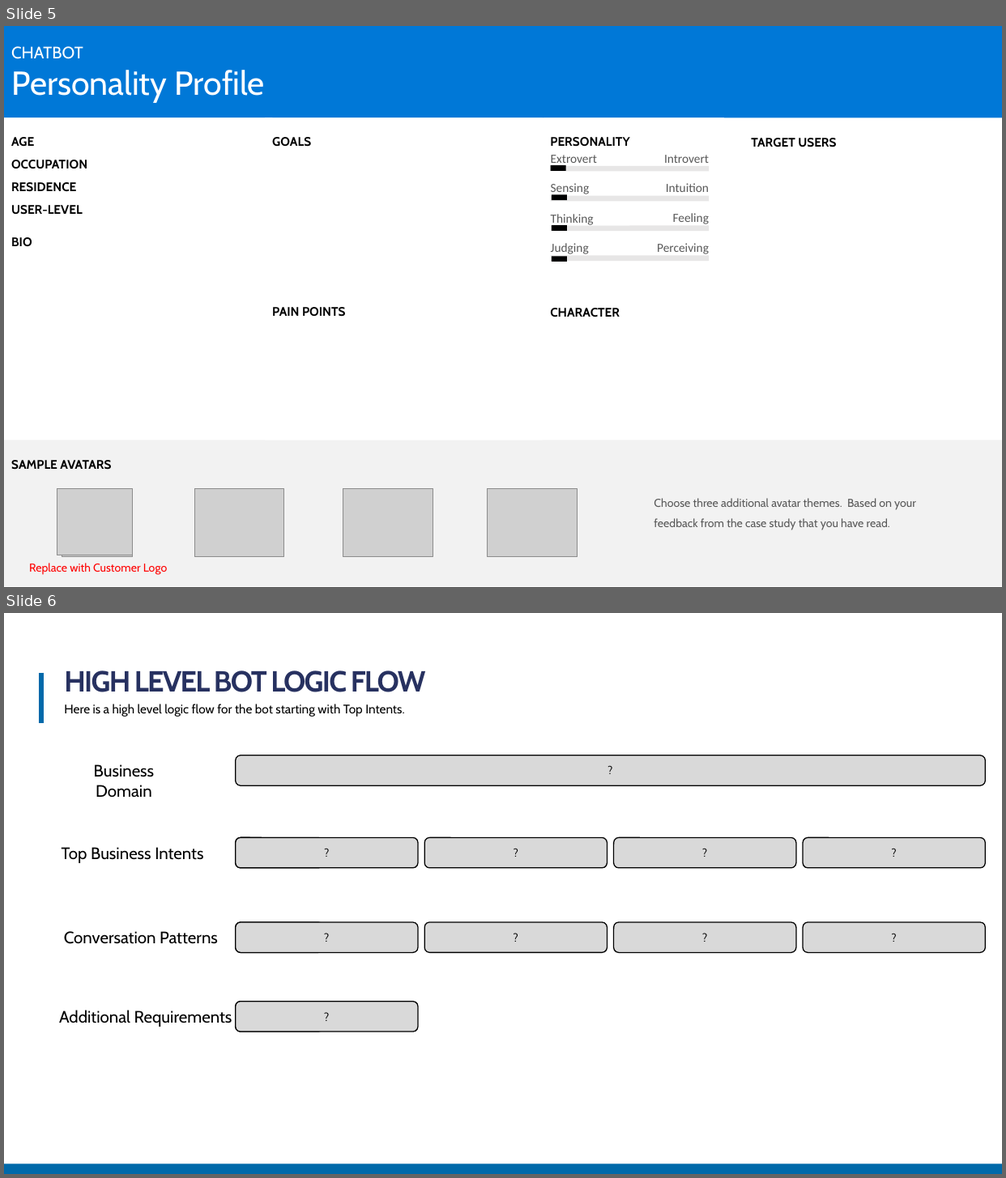
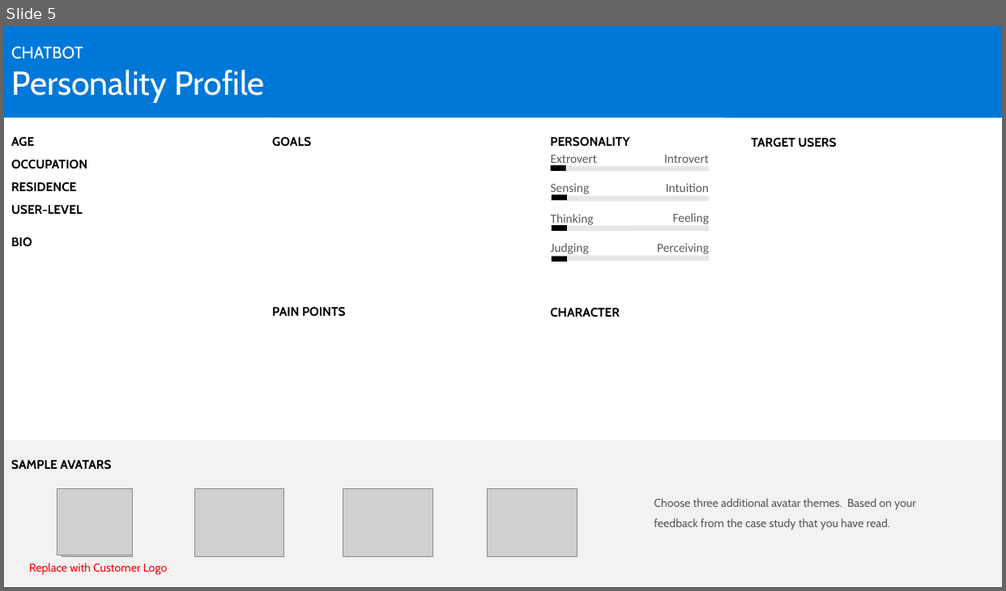
Before and after one commit to joeax/LearnAI-DesigningandArchitectingIntelligentAgents, a slide deck: 02-bot_design/resources/activity/IntelligentAgent_02_BotDesign_Lab.pptx. Shown one above the other, each under a label of ours: slides 5 and 6 before the commit, slide 5 after it. The pictures are 1006x1178 and 1006x591 pixels, drawn with LibreOffice and Linux fonts; fonts in the diff are those of the drawing; grey boxes stand for pictures. Boxes give left, top, right and bottom in pixels: in the first picture for what was removed or moved away, otherwise in the second. Text is boxed around its words. In the diff, an @@ line names an element or a change of style, - is before the commit and + after.

```diff
--- a/02-bot_design/resources/activity/IntelligentAgent_02_BotDesign_Lab.pptx
+++ b/02-bot_design/resources/activity/IntelligentAgent_02_BotDesign_Lab.pptx
@@ slide 6 removed at (4, 613, 1002, 1174), background #FFFFFF @@
@@ line removed from (41, 673) to (41, 723) @@
@@ text removed at (64, 671, 426, 692) @@
-HIGH LEVEL BOT LOGIC FLOW
@@ text removed at (64, 704, 404, 717) @@
-Here is a high level logic flow for the bot starting with Top Intents.
@@ rounded rectangle removed at (236, 756, 986, 786) @@
-?
@@ text removed at (94, 764, 155, 797) @@
-Business Domain
@@ text removed at (62, 847, 203, 863) @@
-Top Business Intents
@@ rounded rectangle removed at (236, 837, 323, 868) @@
@@ rounded rectangle removed at (236, 837, 418, 868) @@
-?
@@ rounded rectangle removed at (424, 837, 607, 868) @@
-?
@@ rounded rectangle removed at (614, 837, 797, 868) @@
-?
@@ rounded rectangle removed at (803, 837, 986, 868) @@
-?
@@ rounded rectangle removed at (236, 922, 323, 953) @@
@@ rounded rectangle removed at (236, 922, 418, 953) @@
-?
@@ rounded rectangle removed at (424, 922, 607, 953) @@
-?
@@ rounded rectangle removed at (614, 922, 797, 953) @@
-?
@@ rounded rectangle removed at (803, 922, 986, 953) @@
-?
@@ text removed at (64, 931, 218, 944) @@
-Conversation Patterns
@@ text removed at (59, 1010, 232, 1027) @@
-Additional Requirements
@@ rounded rectangle removed at (236, 1002, 323, 1033) @@
@@ rounded rectangle removed at (236, 1002, 418, 1033) @@
-?
@@ rectangle removed at (4, 1164, 1002, 1174) @@
```
Also in this commit, not shown: 1 slide changed, 6 other files.
